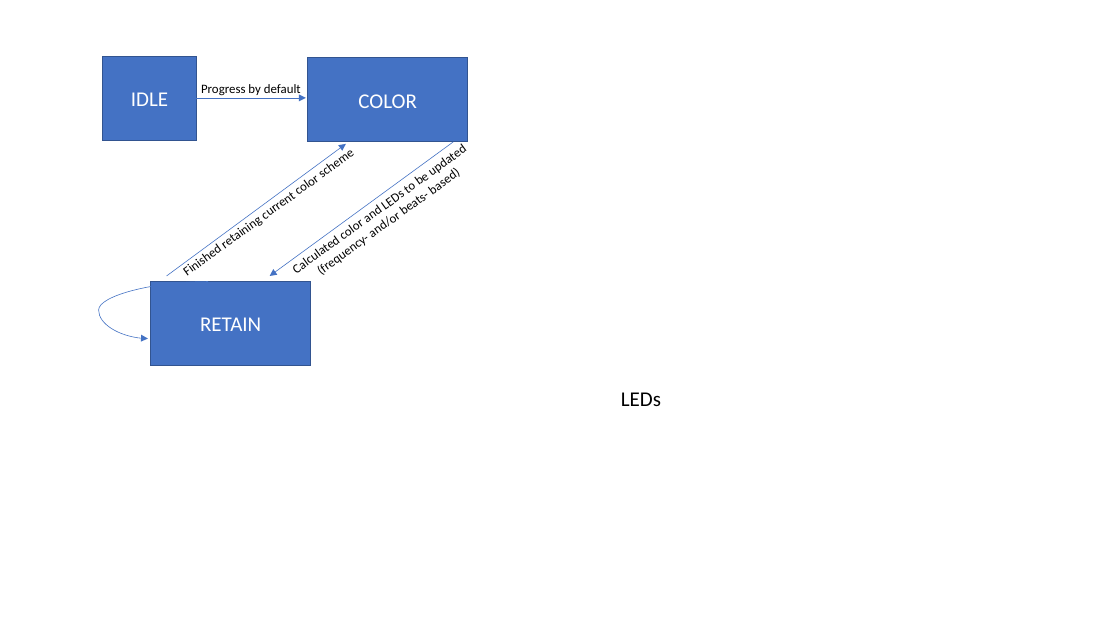
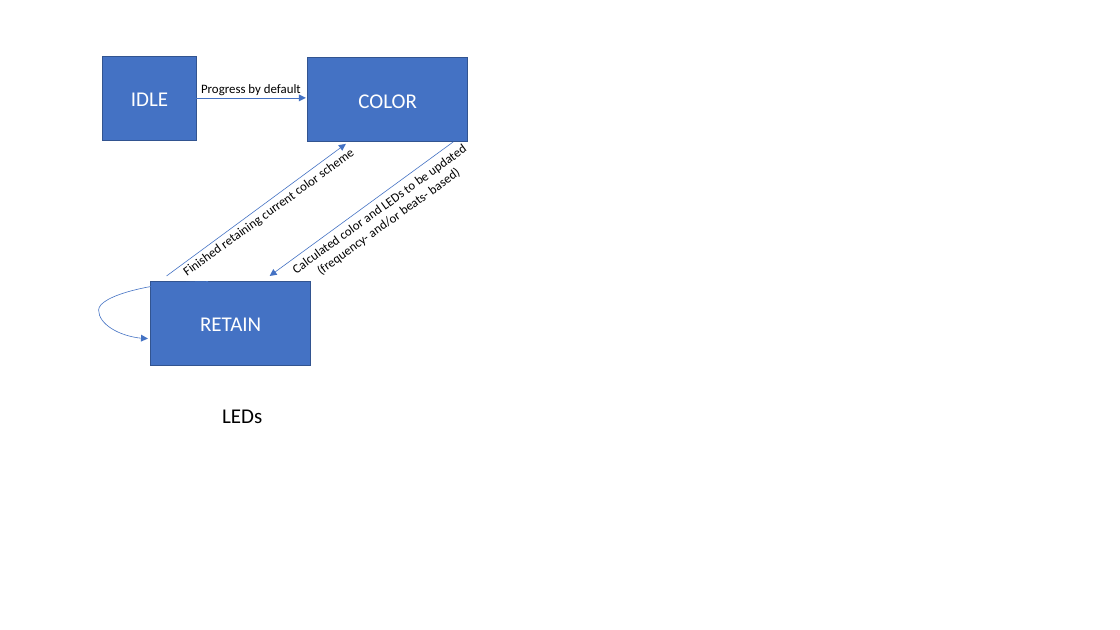
Before and after one commit to raunakdoesdev/DigitalDisco, a slide deck: slide 2 of writeups/fsm.pptx. Drawn at 1120x630 pixels with LibreOffice and Linux fonts; fonts in the diff are those of the drawing. Boxes give left, top, right and bottom in pixels: in the first picture for what was removed or moved away, otherwise in the second. Text is boxed around its words. In the diff, an @@ line names an element or a change of style, - is before the commit and + after.

```diff
--- a/writeups/fsm.pptx
+++ b/writeups/fsm.pptx
@@ text "LEDs": place and size @@
-text "LEDs" at [621, 392, 661, 406]
+text "LEDs" at [222, 409, 262, 423]
```
Also in this commit, not shown: 1 other slide changed, 2 other files.
